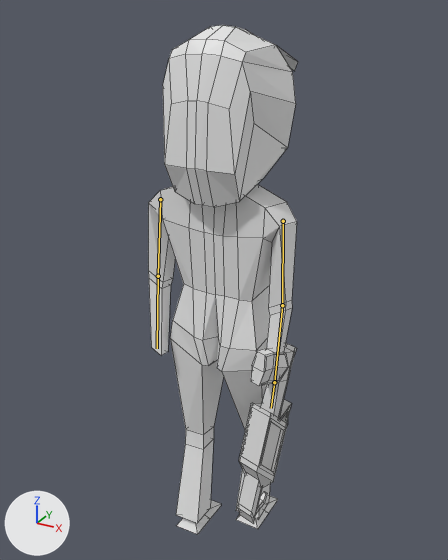
The Blender file assets/models/creatures/humanoid.blend, before and after one commit.
Rendered twice from a 50 mm camera at (0.265, -0.509, 0.542) aimed at (-0.02, 0.009, 0.284). Arrows for +X, +Y and +Z are at lower left; the lights stay in place. Both versions are drawn at frame 2 of the action 'idle'; the numbers are the values there. The bones that change are drawn over the model as lines. Mesh edges are drawn as thin lines.

Names of what the first picture shows: 'arms', 'hair', 'legs', 'plasmarifle', 'torso'.
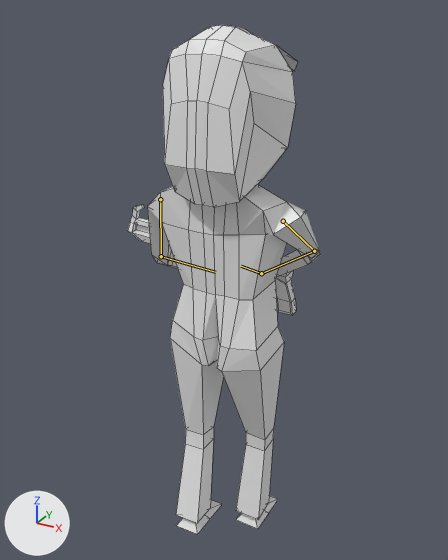
Boxes [x1, y1, x2, y2] around the edits, measured in the pictures (448 x 560 px):
'torso', posed (6% wider)
    before: [149, 184, 297, 372]
    after: [148, 184, 305, 372]
'plasmarifle', posed (186% wider, 39% shorter)
    before: [238, 343, 296, 524]
    after: [128, 205, 296, 315]
'arms', posed
    before: [148, 203, 297, 386]
    after: [147, 206, 320, 275]
bone 'arm_up.r', root to tip
    before: (283, 221) to (282, 305)
    after: (283, 221) to (314, 251)
bone 'arm_low.r', root to tip
    before: (282, 305) to (274, 382)
    after: (314, 251) to (261, 273)
bone 'hand.r', root to tip
    before: (274, 382) to (271, 408)
    after: (261, 273) to (241, 266)
bone 'arm_up.l', root to tip
    before: (160, 199) to (158, 276)
    after: (160, 199) to (161, 256)
bone 'arm_low.l', root to tip
    before: (158, 276) to (157, 348)
    after: (161, 256) to (215, 272)

The change, as a list of edits to the scene's bpy script:
```text
Change bone_arm_up_r:
    where bone_arm_up_r = bpy.data.objects['humanoid'].pose.bones['arm_up.r']  # child of 'shoulder.r'
    bone_arm_up_r.rotation_quaternion: (0.969, -0.026, 0.007, 0.246) -> (0.755, 0.323, 0.425, 0.38)  # degrees (-3, 1, 28) -> degrees (62, 23, 68)
Change bone_arm_low_r:
    where bone_arm_low_r = bpy.data.objects['humanoid'].pose.bones['arm_low.r']  # child of 'arm_up.r'
    bone_arm_low_r.rotation_quaternion: (1.0, 0.0, 0.0, 0.0) -> (0.495, -0.103, -0.702, 0.502)  # degrees (0, 0, 0) -> degrees (-90, -36, 127)
Change bone_hand_r:
    where bone_hand_r = bpy.data.objects['humanoid'].pose.bones['hand.r']  # child of 'arm_low.r'
    bone_hand_r.rotation_quaternion: (1.0, 0.0, 0.0, 0.0) -> (0.944, 0.319, 0.078, -0.027)  # degrees (0, 0, 0) -> degrees (37, 9, 0)
Change bone_arm_up_l:
    where bone_arm_up_l = bpy.data.objects['humanoid'].pose.bones['arm_up.l']  # child of 'shoulder.l'
    bone_arm_up_l.rotation_quaternion: (0.963, -0.041, -0.004, -0.267) -> (0.972, 0.181, -0.003, -0.147)  # degrees (-4, -2, -31) -> degrees (21, 3, -17)
Change bone_arm_low_l:
    where bone_arm_low_l = bpy.data.objects['humanoid'].pose.bones['arm_low.l']  # child of 'arm_up.l'
    bone_arm_low_l.rotation_quaternion: (1.0, 0.0, 0.0, 0.0) -> (0.879, 0.379, -0.038, -0.285)  # degrees (0, 0, 0) -> degrees (44, 9, -32)
```
